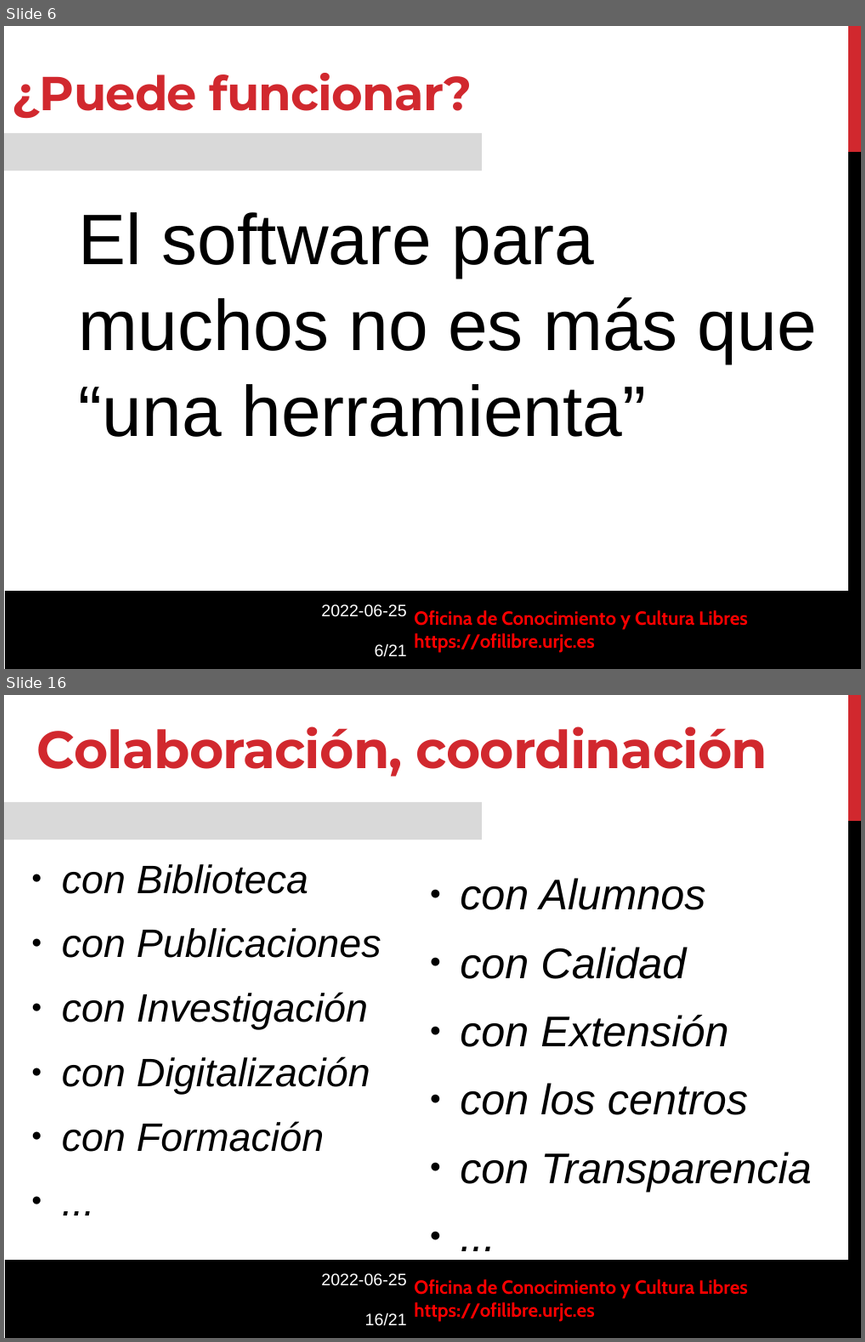
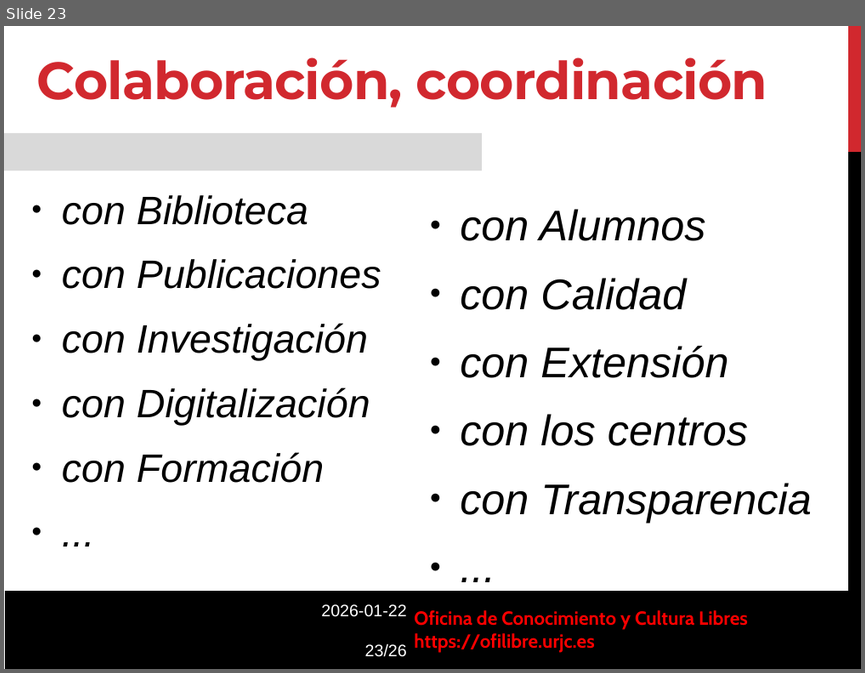
Before and after one commit to roberto-red/ofilibre, a slide deck: static/transpas/ofilibre/Modelo-OfiLibre.odp. Shown one above the other, each under a label of ours: slides 6 and 16 before the commit, slide 23 after it; the slides between them are not shown. The pictures are 865x1342 and 865x673 pixels, drawn with LibreOffice and Linux fonts; fonts in the diff are those of the drawing; background and template pictures are left out. Boxes give left, top, right and bottom in pixels: in the first picture for what was removed or moved away, otherwise in the second. Text is boxed around its words. In the diff, an @@ line names an element or a change of style, - is before the commit and + after.

```diff
--- a/static/transpas/ofilibre/Modelo-OfiLibre.odp
+++ b/static/transpas/ofilibre/Modelo-OfiLibre.odp
@@ slide 6 removed at [4, 26, 861, 669], background #FFFFFF; not listed: 6 template elements that a slide beside it also shows @@
@@ text removed at [12, 73, 472, 119] @@
-¿Puede funcionar?
@@ text removed at [79, 212, 817, 437] @@
-El software para muchos no es más que “una herramienta”
@@ what was slide 16 is now slide 23 @@
@@ text at [321, 604, 407, 657]: text changed @@
-2022-06-25
-16/21
+2026-01-22
+23/26
```
Also in this commit, not shown: 8 slides changed, 15 slides added, 9 other slides removed, 3 other files.
